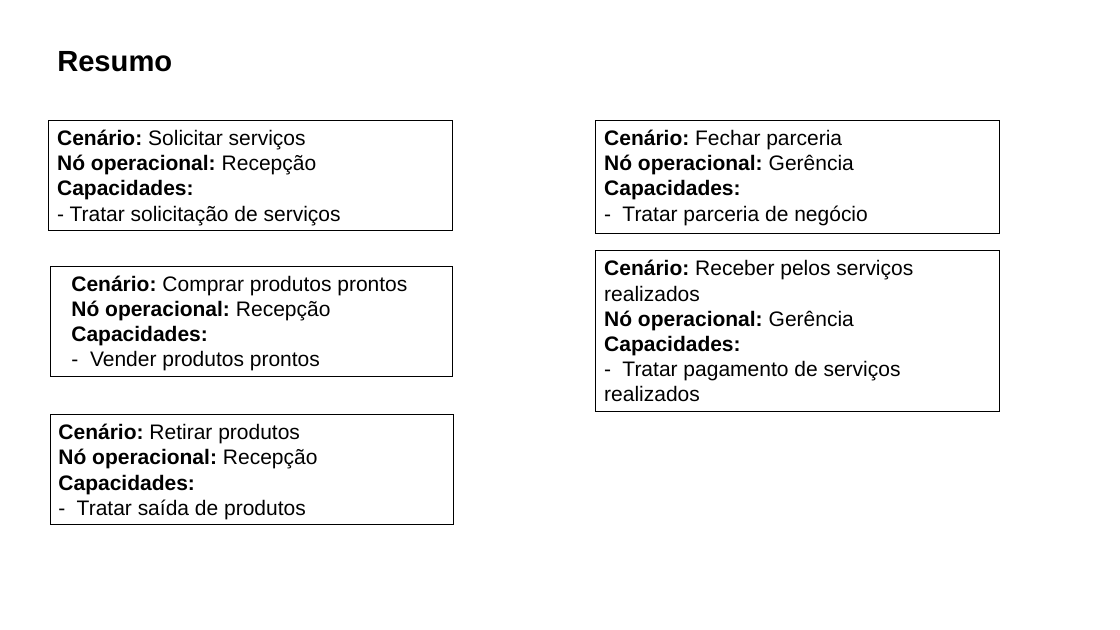
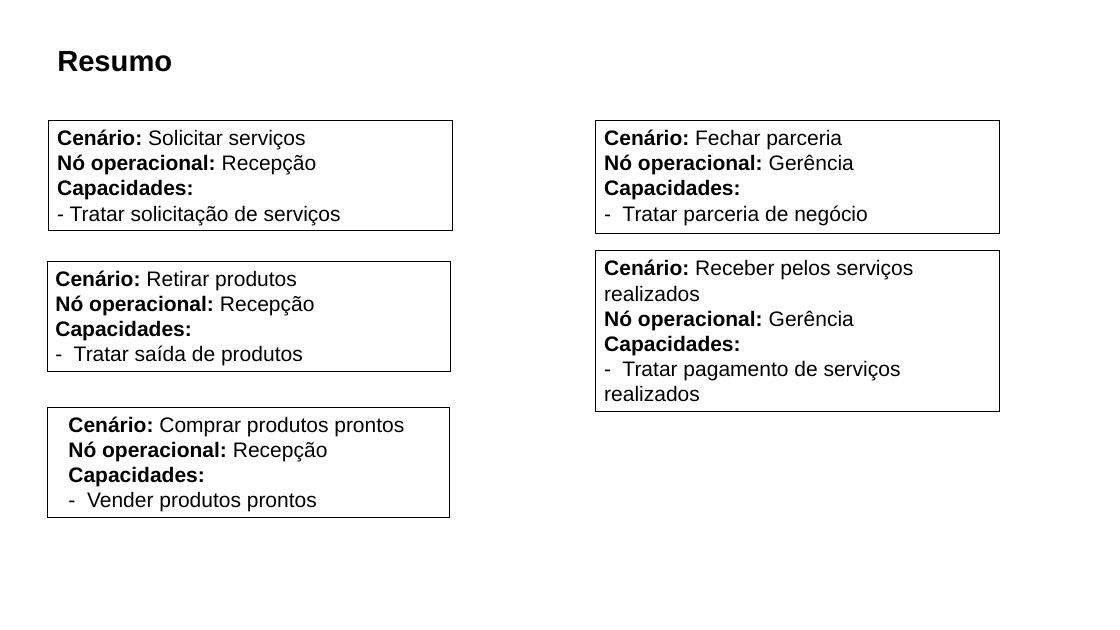
Before and after one commit to Victor-Xokito/Engenharia_de_software-TPD_Gr-fica, a slide deck: slide 7 of 15- Arquitetura de Negócio para cada Cenário .pptx. Drawn at 1120x630 pixels with LibreOffice and Linux fonts; fonts in the diff are those of the drawing. Boxes give left, top, right and bottom in pixels: in the first picture for what was removed or moved away, otherwise in the second. Text is boxed around its words. In the diff, an @@ line names an element or a change of style, - is before the commit and + after.

```diff
--- a/15- Arquitetura de Negócio para cada Cenário .pptx
+++ b/15- Arquitetura de Negócio para cada Cenário .pptx
@@ rectangle "Cenário: Retirar produtos": place and size @@
-rectangle "Cenário: Retirar produtos" at [50,415,455,525]
+rectangle "Cenário: Retirar produtos" at [47,261,451,371]
@@ rectangle "Cenário: Comprar produtos prontos": place and size @@
-rectangle "Cenário: Comprar produtos prontos" at [50,266,453,376]
+rectangle "Cenário: Comprar produtos prontos" at [47,408,450,518]
```
Also in this commit, not shown: 1 other slide changed, 7 other files.
